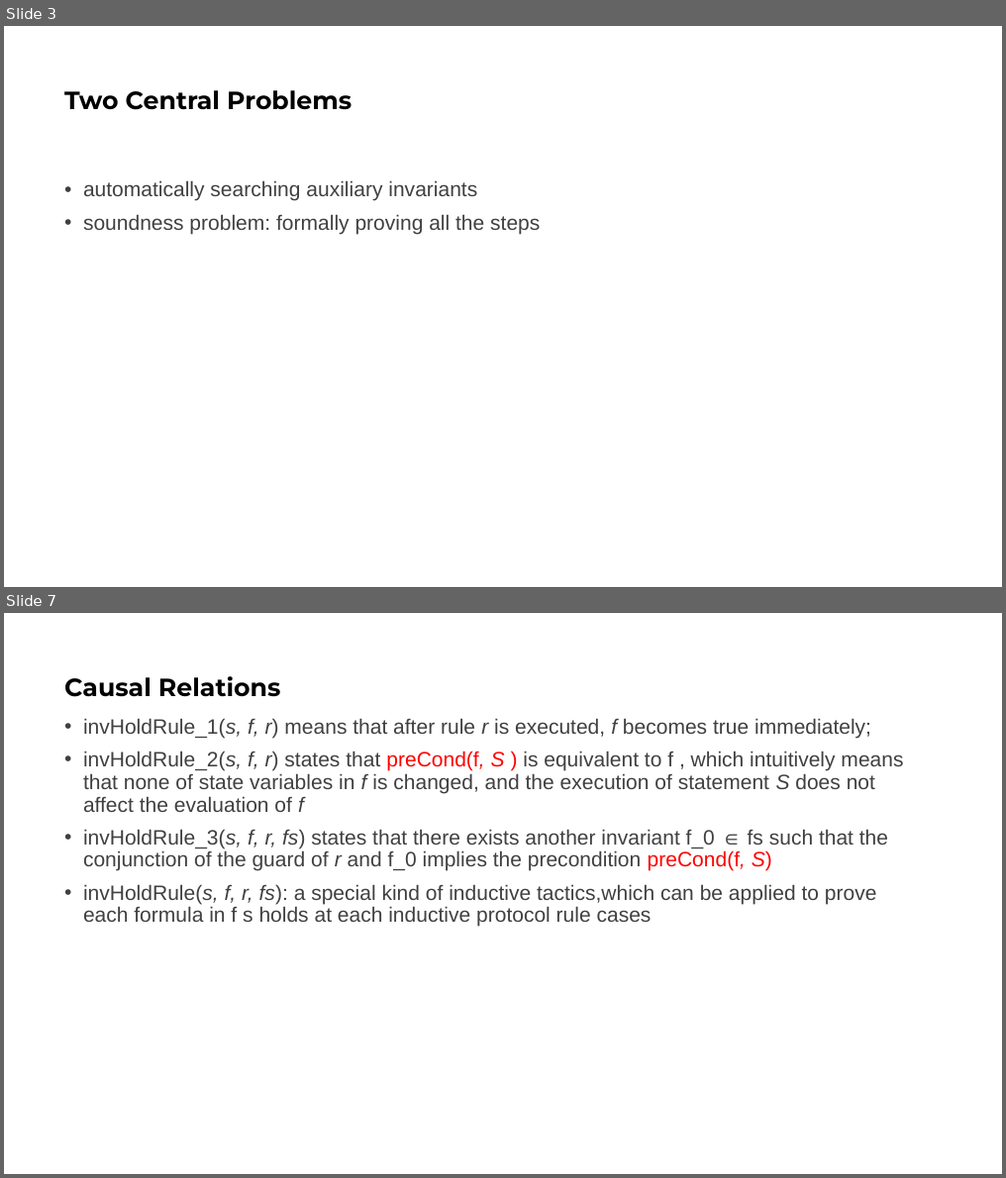
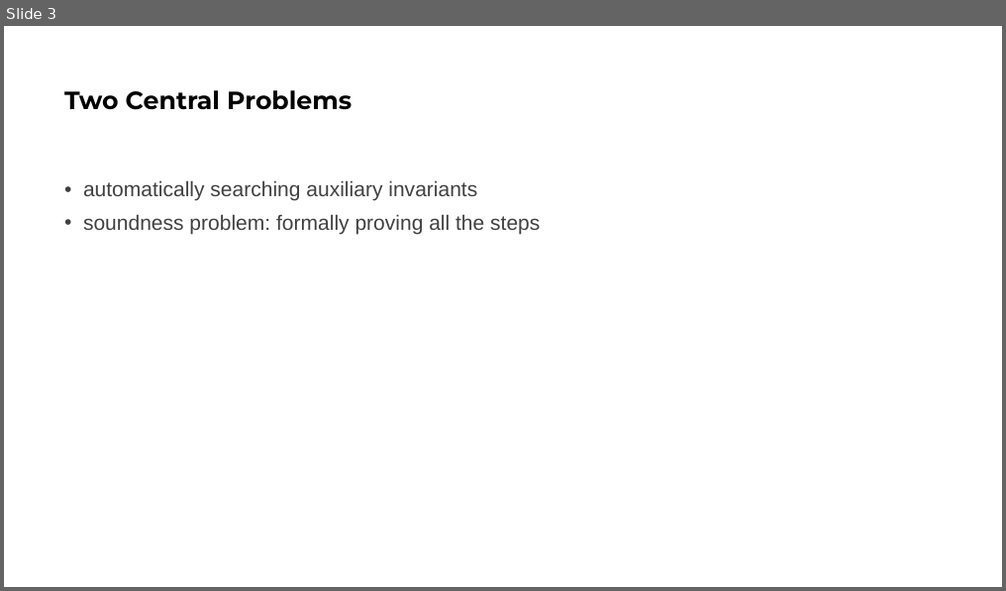
Before and after one commit to bacmive/paper_notes, a slide deck: notes9-paraverifier.pptx. Shown one above the other, each under a label of ours: slides 3 and 7 before the commit, slide 3 after it; the slides between them are not shown. The pictures are 1006x1178 and 1006x591 pixels, drawn with LibreOffice and Linux fonts; fonts in the diff are those of the drawing. Boxes give left, top, right and bottom in pixels: in the first picture for what was removed or moved away, otherwise in the second. Text is boxed around its words. In the diff, an @@ line names an element or a change of style, - is before the commit and + after.

```diff
--- a/notes9-paraverifier.pptx
+++ b/notes9-paraverifier.pptx
@@ slide 7 removed at (x1=4, y1=613, x2=1002, y2=1174), background #FFFFFF @@
@@ title removed at (x1=64, y1=676, x2=280, y2=697) @@
-Causal Relations
@@ text removed at (x1=83, y1=718, x2=903, y2=927) @@
-• invHoldRule_1(s, f, r) means that after rule r is executed, f becomes true immediately;
-• invHoldRule_2(s, f, r) states that preCond(f, S ) is equivalent to f , which intuitively means that none of state variables in f is changed, and the execution of statement S does not affect the evaluation of f
-• invHoldRule_3(s, f, r, fs) states that there exists another invariant f_0 ∈ fs such that the conjunction of the guard of r and f_0 implies the precondition preCond(f, S)
-• invHoldRule(s, f, r, fs): a special kind of inductive tactics,which can be applied to prove each formula in f s holds at each inductive protocol rule cases
```
Also in this commit, not shown: 3 slides changed, 12 slides added, 6 other slides removed, 1 other file.
